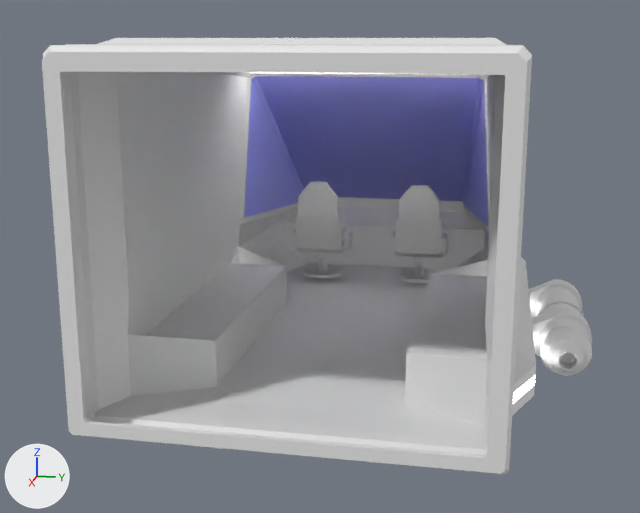
What one commit did to the FBX model Assets/FBX/SHUTTLEBAY/spaceShuttle.fbx.
Rendered twice from a camera (50 mm lens) standing at (3.67, -14.59, 3.52) and looking at (-6.75, -16.67, 0.91). Lighting does not change. The marker at lower left points along +X, +Y and +Z. Vertices at the same position are counted once.

In view in the first picture: 'spaceShuttle'.
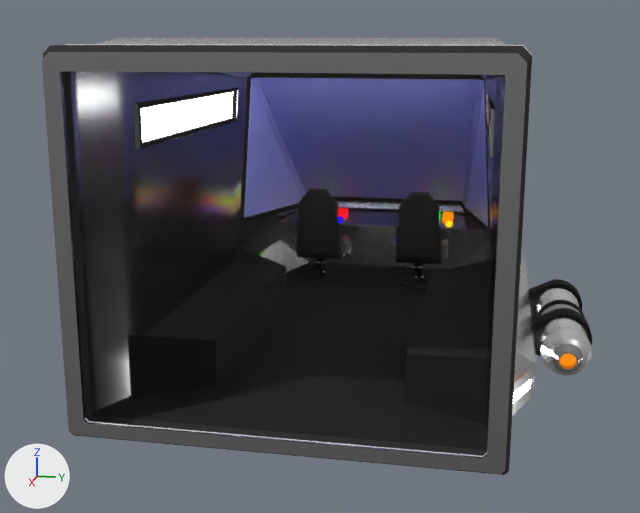
Boxes [x1, y1, x2, y2] around the edits, measured in the pictures (640 x 513 px; the box of a moved part takes in the faces that stretch with it):
part 1 of me_cube_012, moved or reshaped: [70, 72, 577, 455] in both
part 2 of me_cube_012, recoloured (grey to black): [99, 262, 592, 442] in both
part 3 of me_cube_012, recoloured: [42, 52, 583, 474] in both
part 4 of me_cube_012, recoloured (white to black): [43, 45, 585, 475] in both

The change, as a diff of the scene's bpy script:
```diff
--- a/Assets/FBX/SHUTTLEBAY/spaceShuttle.fbx.py
+++ b/Assets/FBX/SHUTTLEBAY/spaceShuttle.fbx.py
@@ mat_exterior_metal_shiny @@
+mat_exterior_metal_shiny = principled_material('exterior metal.shiny')
+mat_exterior_metal_shiny.base_color = (0.384, 0.384, 0.384)  # grey #a7a7a7
+mat_exterior_metal_shiny.metallic = 1.0
+mat_exterior_metal_shiny.roughness = 0.175
@@ mat_fuxebox_box @@
+mat_fuxebox_box = principled_material('fuxebox box')
+mat_fuxebox_box.base_color = (0.0254, 0.0254, 0.0254)  # black #2c2c2c
+mat_fuxebox_box.roughness = 1.0
@@ mat_plastic @@
+mat_plastic = principled_material('plastic')
+mat_plastic.base_color = (0.00637, 0.00637, 0.00637)  # black #131313
+mat_plastic.roughness = 1.0
@@ me_cube_012 @@
-me_cube_012.from_pydata(...)  # 11701 vertices, 11800 faces; spans x -3.73..3.78, y -2.82..2.82, z -1.97..1.62
+me_cube_012.from_pydata(...)  # 9997 vertices, 9910 faces; spans x -3.73..3.78, y -2.82..2.82, z -1.97..1.62
+# me_cube_012 part 1: 66 vertices moved within x -2.23..-1.7, y -0.95..0.95, z -1.78..-0.48; 8704 vertices removed from x -3.45..3.41, y -2.62..2.62, z -1.88..1.18; 7000 vertices added at x -3.7..3.41, y -2.62..2.62, z -1.92..1.22
+# me_cube_012 part 2: 438 faces spanning x -3.48..3.27, y -2.82..2.82, z -1.91..1.28 switch from mat_material_003 (white #e7e7e7) to mat_plastic (black #131313)
+# me_cube_012 part 3: 894 faces spanning x -3.37..3.78, y -2.79..2.79, z -1.91..1.56 switch from mat_material_003 (white #e7e7e7) to mat_exterior_metal_shiny (grey #a7a7a7)
+# me_cube_012 part 4: 408 faces spanning x 1.02..3.73, y -2.8..2.8, z -1.96..1.56 switch from mat_material_003 (white #e7e7e7) to mat_fuxebox_box (black #2c2c2c)
 me_cube_012.materials.append(mat_glass)
 me_cube_012.materials.append(mat_roof_emit)
+me_cube_012.materials.append(mat_red_emit)  # red #e70f18
+me_cube_012.materials.append(mat_green_emit)  # green #10e700
+me_cube_012.materials.append(mat_orange_emit)  # orange #e77d00
+me_cube_012.materials.append(mat_yellow_emit)  # yellow #e7cf00
+me_cube_012.materials.append(mat_purple_emit)  # pink #e700e6
+me_cube_012.materials.append(mat_blue_emit)  # blue #0600e7
+me_cube_012.materials.append(mat_toolbox_metal)  # white #e7e7e7
```
